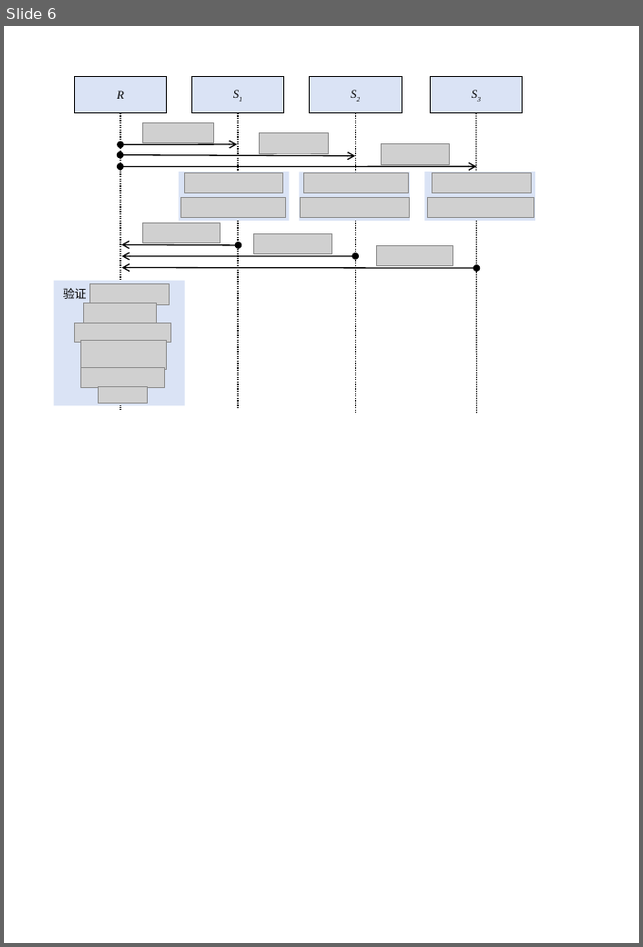
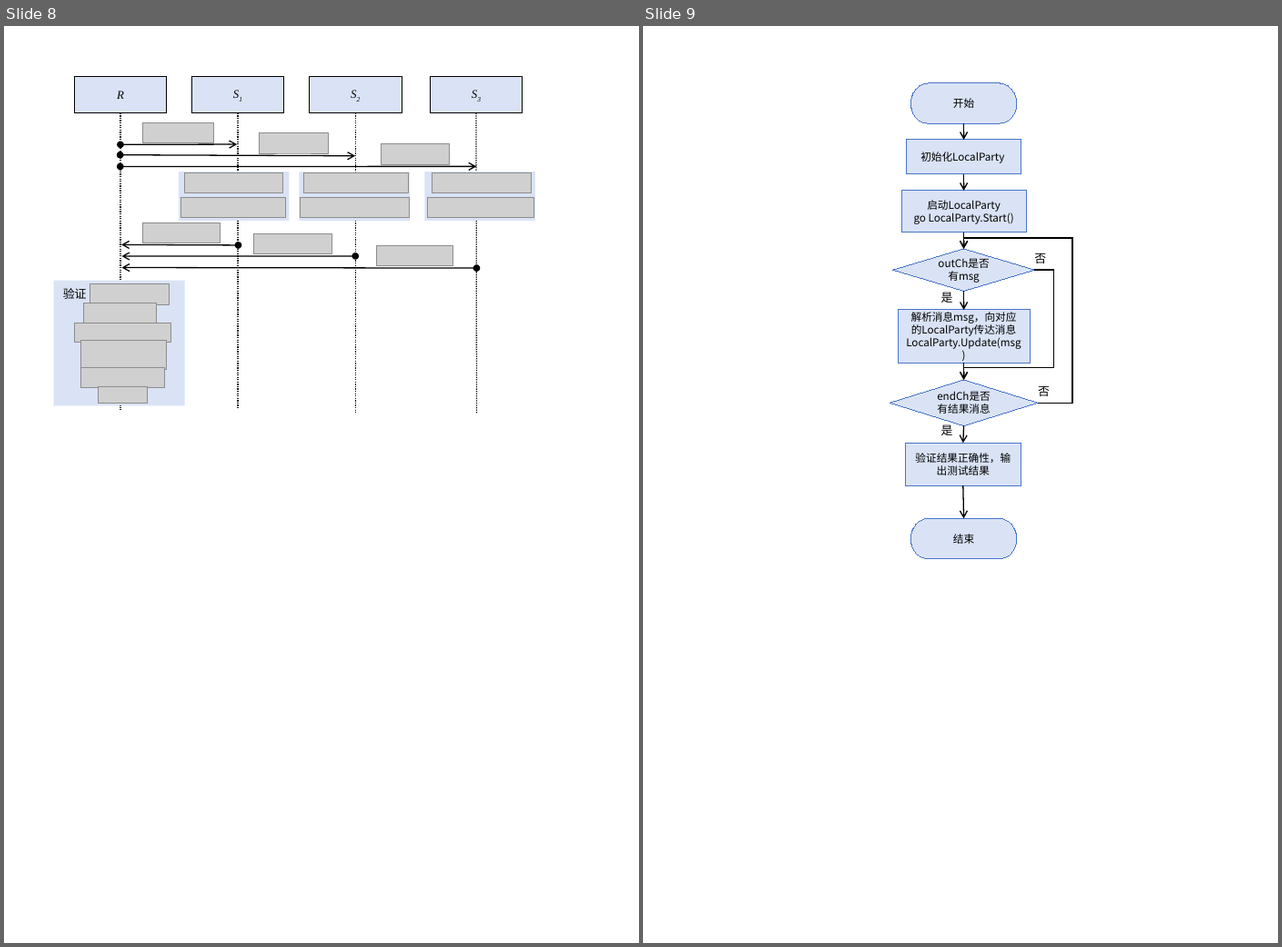
Before and after one commit to Suguanning/blind-tss-lib, a slide deck: paper/图表(2).pptx. Shown side by side, each under a label of ours: slide 6 before the commit, slides 8 and 9 after it. The pictures are 643x947 and 1282x947 pixels, drawn with LibreOffice and Linux fonts; fonts in the diff are those of the drawing; grey boxes stand for pictures. Boxes give left, top, right and bottom in pixels: in the first picture for what was removed or moved away, otherwise in the second. Text is boxed around its words. In the diff, an @@ line names an element or a change of style, - is before the commit and + after.

```diff
--- a/paper/图表(2).pptx
+++ b/paper/图表(2).pptx
@@ slide 9 added at (643,26,1278,943), background #FFFFFF @@
@@ pill shape added at (911,83,1016,123), fill #DAE3F5, outline #4874CB 0 pt, 9 pt, text #000000 @@
+开始
@@ arrow added from (964, 123) to (964, 140), #000000 1 pt @@
@@ rectangle added at (906,140,1021,174), fill #DAE3F5, outline #4874CB 0 pt, 9 pt, text #000000 @@
+初始化LocalParty
@@ arrow added from (964, 174) to (964, 191), #000000 1 pt @@
@@ rectangle added at (901,191,1026,233), fill #DAE3F5, outline #4874CB 0 pt, 9 pt, text #000000 @@
+启动LocalParty
+go LocalParty.Start()
@@ arrow added from (964, 233) to (964, 249), #000000 1 pt @@
@@ elbow arrow added from (1038, 403) to (964, 249), #000000 1 pt @@
@@ diamond added at (893,249,1034,291), fill #DAE3F5, outline #4874CB 0 pt, 9 pt, text #000000 @@
+outCh是否有msg
@@ elbow arrow added from (1035, 270) to (964, 380), #000000 1 pt @@
@@ text added at (1034,254,1046,264), 10 pt, text #000000 @@
+否
@@ text added at (941,292,953,303), 10 pt, text #000000 @@
+是
@@ arrow added from (964, 291) to (964, 310), #000000 1 pt @@
@@ rectangle added at (898,310,1030,362), fill #DAE3F5, outline #4874CB 0 pt, 9 pt, text #000000 @@
+解析消息msg，向对应的LocalParty传达消息
+LocalParty.Update(msg)
@@ diamond added at (890,380,1038,425), fill #DAE3F5, outline #4874CB 0 pt, 9 pt, text #000000 @@
+endCh是否有结果消息
@@ arrow added from (964, 363) to (964, 380), #000000 1 pt @@
@@ text added at (1038,386,1050,396), 10 pt, text #000000 @@
+否
@@ text added at (941,425,953,436), 10 pt, text #000000 @@
+是
@@ arrow added from (964, 425) to (963, 443), #000000 1 pt @@
@@ rectangle added at (906,443,1022,485), fill #DAE3F5, outline #4874CB 0 pt, 9 pt, text #000000 @@
+验证结果正确性，输出测试结果
@@ arrow added from (963, 486) to (964, 519), #000000 1 pt @@
@@ pill shape added at (911,519,1016,558), fill #DAE3F5, outline #4874CB 0 pt, 9 pt, text #000000 @@
+结束
@@ what was slide 6 is now slide 8 @@
```
Also in this commit, not shown: 3 slides changed, 2 other slides added, 11 other files.
